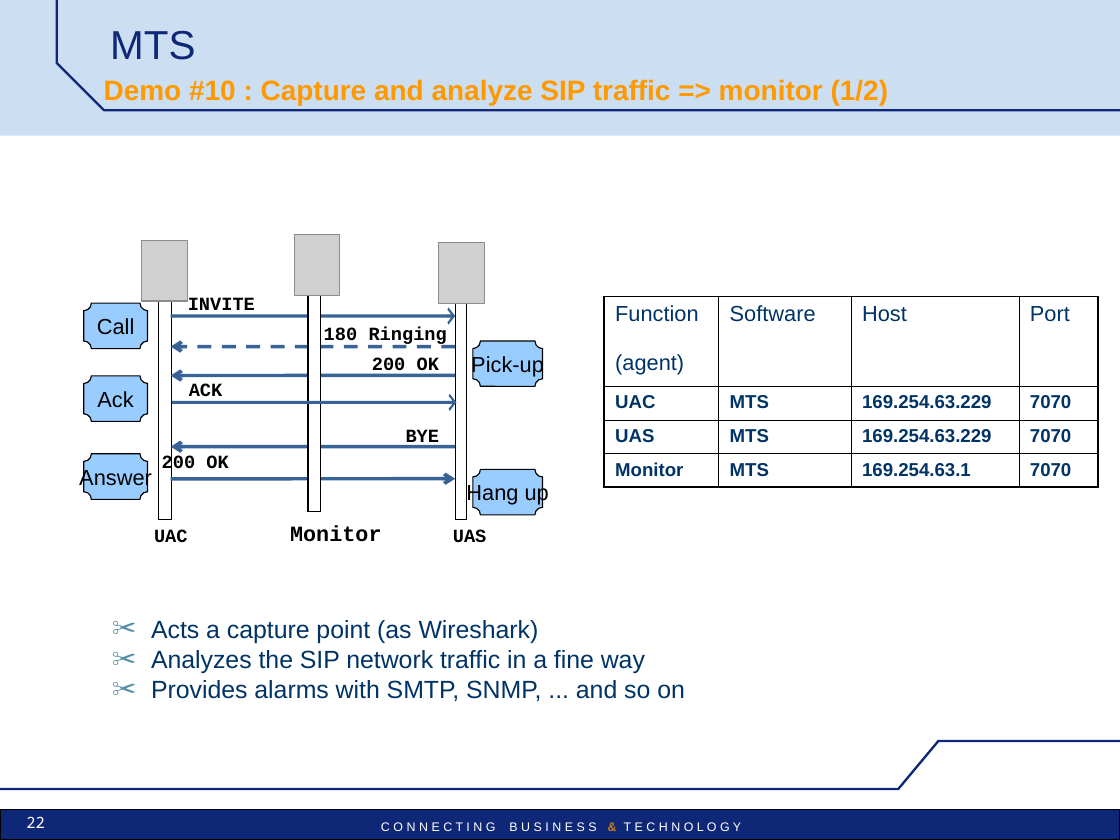
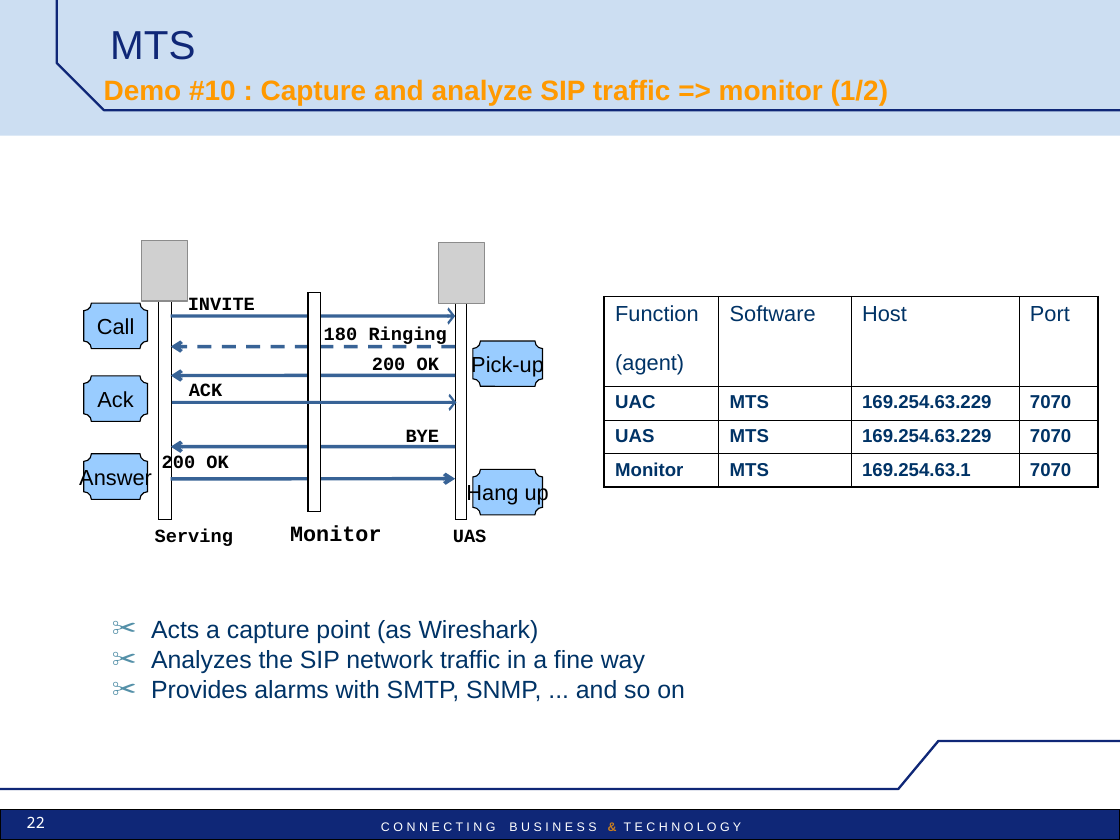
Before and after one commit to vu3mmg/mts-project, a slide deck: slide 22 of trunk/mts/src/main/doc/MTS_pres_demos.ppt. Drawn at 1120x840 pixels with LibreOffice and Linux fonts; fonts in the diff are those of the drawing; grey boxes stand for pictures; background and template pictures are left out. Boxes give left, top, right and bottom in pixels: in the first picture for what was removed or moved away, otherwise in the second. Text is boxed around its words. In the diff, an @@ line names an element or a change of style, - is before the commit and + after.

```diff
--- a/trunk/mts/src/main/doc/MTS_pres_demos.ppt
+++ b/trunk/mts/src/main/doc/MTS_pres_demos.ppt
@@ picture removed at (295, 235, 340, 296) @@
@@ text at (155, 529, 233, 546): text changed @@
-UAC
+Serving
```
Also in this commit, not shown: 14 other slides changed, 2 slides added.
